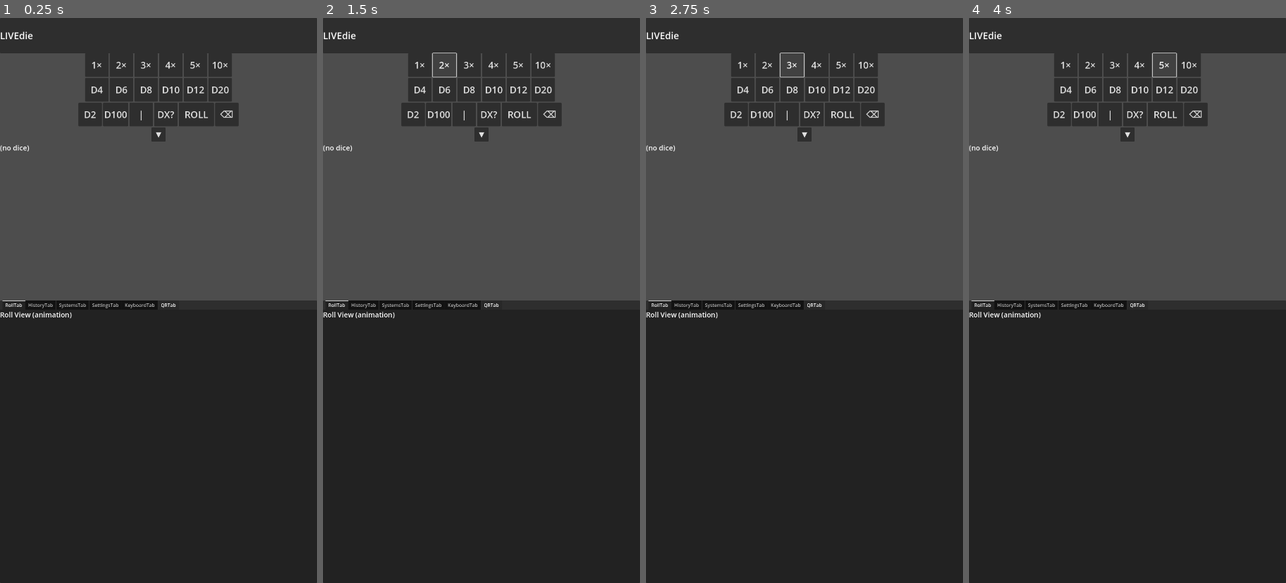
Above: before the commit, frames 1-4 (left to right).
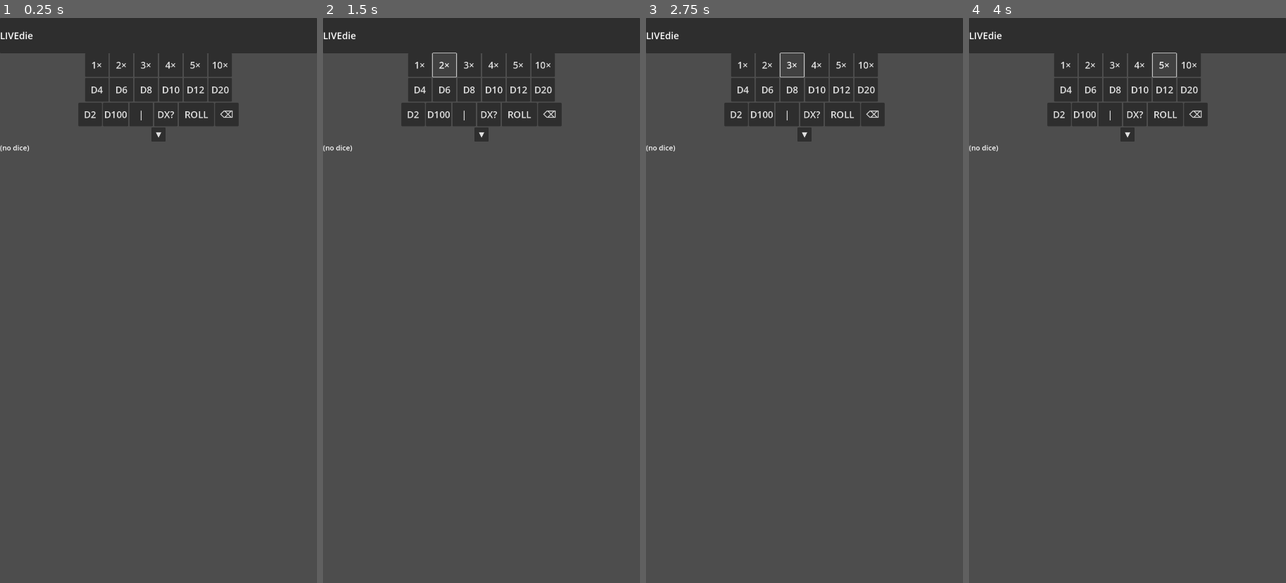
Above: after the commit, the same moments.

Repository: FromAriel/Experiments
Game: Godot game, scene res://scenes/MainUI.tscn
Same seed, same stepped clock (60 frames per second), same inputs: the game is played once before the commit and once after it.
Inputs:
- Up to frame 1 (0.25 s): no input
- Up to frame 2 (1.5 s): click "1×" at 0.5 s; click "2×" at 1.25 s
- Up to frame 3 (2.75 s): click "3×" at 2 s
- Up to frame 4 (4 s): click "4×" at 2.75 s; click "5×" at 3.5 s

The runs differ from the first frame. In frame 1, 50% of the frame differs, in the area x 0-100%, y 50-100%; in frame 2, 50%; in frame 3, 50%; in frame 4, 50%.

Commit message:
fix(ui): enable drawer drag

Diff:
--- a/LIVEdie/GOGOT/scenes/MainUI.tscn
+++ b/LIVEdie/GOGOT/scenes/MainUI.tscn
@@ -8,6 +8,7 @@
 [ext_resource type="PackedScene" uid="uid://qrtab" path="res://scenes/QRTab.tscn" id="6"]
 [ext_resource type="Script" uid="uid://bqmovjblayg38" path="res://scripts/DicePad.gd" id="7"]
 [ext_resource type="Script" uid="uid://bo5xejq322083" path="res://scripts/UIScalable.gd" id="8"]
+[ext_resource type="Texture2D" path="res://ui/chevron_updown.svg" id="9"]
 
 [node name="MainUI" type="Control"]
 custom_minimum_size = Vector2(1080, 1920)
@@ -229,20 +230,28 @@
 script = ExtResource("8")
 SC_base_size_IN = Vector2(0, 40)
 
+
 [node name="LowerPane" type="PanelContainer" parent="."]
 layout_mode = 0
 anchor_top = 1.0
 anchor_right = 1.0
 anchor_bottom = 1.0
-offset_top = -960.0
+offset_top = 0.0
 
 [node name="DragHandle" type="Control" parent="LowerPane"]
+anchor_left = 0.0
+anchor_top = 0.0
 anchor_right = 1.0
 anchor_bottom = 0.0
-custom_minimum_size = Vector2(0, 32)
+custom_minimum_size = Vector2(0, 48)
 mouse_filter = 1
 modulate = Color(0.8, 0.8, 0.8, 0.5)
 
+[node name="Icon" type="TextureRect" parent="LowerPane/DragHandle"]
+texture = ExtResource("9")
+expand = true
+stretch_mode = 6
+
 [node name="TabHost" type="TabContainer" parent="LowerPane"]
 layout_mode = 2
 current_tab = 0
--- a/LIVEdie/GOGOT/scripts/DrawerController.gd
+++ b/LIVEdie/GOGOT/scripts/DrawerController.gd
@@ -23,8 +23,9 @@
 @onready var DC_handle_SH: Control = DC_lower_pane_SH.get_node("DragHandle")
 var DC_dimmer_SH: ColorRect
 var DC_state_SH: String = "closed"
+var DC_dragging_IN: bool = false
 var DC_start_y_IN: float = 0.0
-var DC_start_height_IN: float = 0.0
+var DC_start_h_IN: float = 0.0
 
 
 func _log(msg: String) -> void:
@@ -35,7 +36,7 @@
 func _ready() -> void:
     DC_dimmer_SH = ColorRect.new()
     DC_dimmer_SH.color = Color.BLACK
-    DC_dimmer_SH.modulate.a = 0.5
+    DC_dimmer_SH.modulate.a = 0.0
     DC_dimmer_SH.anchor_right = 1.0
     DC_dimmer_SH.anchor_bottom = 1.0
     DC_dimmer_SH.visible = false
@@ -43,44 +44,64 @@
     DC_lower_pane_SH.z_index = 2
     DC_dimmer_SH.z_index = 1
     DC_handle_SH.gui_input.connect(_on_handle_gui_input)
-    DC_lower_pane_SH.offset_top = -DC_full_height_IN
+    DC_lower_pane_SH.gui_input.connect(_on_handle_gui_input)
+    DC_lower_pane_SH.offset_top = 0
+    DC_state_SH = "closed"
+    DC_handle_SH.mouse_default_cursor_shape = Control.CURSOR_DRAG
 
 
 func _on_handle_gui_input(ev: InputEvent) -> void:
-    if ev is InputEventMouseButton:
+    if ev is InputEventMouseButton and ev.button_index == MOUSE_BUTTON_LEFT:
         if ev.pressed:
+            DC_dragging_IN = true
             DC_start_y_IN = ev.position.y
-            DC_start_height_IN = -DC_lower_pane_SH.offset_top
+            DC_start_h_IN = -DC_lower_pane_SH.offset_top
         else:
-            _end_drag(DC_start_height_IN + DC_start_y_IN - ev.position.y)
-    elif ev is InputEventMouseMotion and Input.is_mouse_button_pressed(MOUSE_BUTTON_LEFT):
-        _update_drag(DC_start_height_IN + DC_start_y_IN - ev.position.y)
+            if DC_dragging_IN:
+                _finish_drag()
+            DC_dragging_IN = false
+    elif ev is InputEventMouseMotion and DC_dragging_IN:
+        var new_h = DC_start_h_IN + (DC_start_y_IN - ev.position.y)
+        _update_drag(new_h)
 
 
 func _update_drag(height: float) -> void:
-    height = clamp(height, 0, DC_full_height_IN)
+    height = clamp(height, 0.0, DC_full_height_IN)
     DC_lower_pane_SH.offset_top = -height
+    _update_dimmer(height)
     if OS.is_debug_build():
         _log("drag height %s" % height)
 
 
-func _end_drag(height: float) -> void:
-    height = clamp(height, 0, DC_full_height_IN)
-    if height < DC_preview_height_IN / 2:
+func _update_dimmer(height: float) -> void:
+    var alpha: float = clamp(height / DC_full_height_IN * 0.5, 0.0, 0.5)
+    DC_dimmer_SH.modulate.a = alpha
+    DC_dimmer_SH.visible = alpha > 0.0
+
+
+func _finish_drag() -> void:
+    var h: float = -DC_lower_pane_SH.offset_top
+    var snap_closed: float = DC_preview_height_IN * 0.25
+    var snap_preview: float = (DC_preview_height_IN + DC_full_height_IN) * 0.5
+    if h < snap_closed:
         close_drawer()
-    elif height < (DC_preview_height_IN + DC_full_height_IN) / 2:
+    elif h < snap_preview:
         open_preview()
     else:
         open_full()
 
 
 func _snap(height: int, show_dimmer: bool) -> void:
-    DC_dimmer_SH.visible = show_dimmer
-    create_tween().tween_property(
-        DC_lower_pane_SH, "offset_top", -height, DC_drag_speed_IN / 1000.0
-    )
+    var alpha: float = 0.5 if show_dimmer else 0.0
+    DC_dimmer_SH.visible = true
+    var t: Tween = create_tween()
+    t.tween_property(DC_lower_pane_SH, "offset_top", -height, DC_drag_speed_IN / 1000.0)
+    t.tween_property(DC_dimmer_SH, "modulate:a", alpha, DC_drag_speed_IN / 1000.0)
+    t.finished.connect(func(): DC_dimmer_SH.visible = alpha > 0.0)
     if OS.is_debug_build():
         _log("snap to %s" % height)
+    if OS.has_feature("mobile"):
+        Input.vibrate_handheld(30)
 
 
 func open_preview() -> void:
--- a/LIVEdie/GOGOT/tests/test_drawer_controller.gd
+++ b/LIVEdie/GOGOT/tests/test_drawer_controller.gd
@@ -9,17 +9,24 @@
     root.add_child(scene)
     await process_frame
 
+    var lower = scene.get_node("LowerPane")
+    var dimmer = ctrl.DC_dimmer_SH
+    assert(lower.offset_top == 0)
+
     ctrl.open_preview()
-    await process_frame
-    assert(scene.get_node("LowerPane").offset_top == -ctrl.DC_preview_height_IN)
+    await get_tree().create_timer(0.35).timeout
+    assert(lower.offset_top == -ctrl.DC_preview_height_IN)
+    assert(is_equal_approx(dimmer.modulate.a, 0.5))
 
     ctrl.open_full()
-    await process_frame
-    assert(scene.get_node("LowerPane").offset_top == -ctrl.DC_full_height_IN)
+    await get_tree().create_timer(0.35).timeout
+    assert(lower.offset_top == -ctrl.DC_full_height_IN)
+    assert(is_equal_approx(dimmer.modulate.a, 0.0))
 
     ctrl.close_drawer()
-    await process_frame
-    assert(scene.get_node("LowerPane").offset_top == -ctrl.DC_closed_height_IN)
+    await get_tree().create_timer(0.35).timeout
+    assert(lower.offset_top == -ctrl.DC_closed_height_IN)
+    assert(is_equal_approx(dimmer.modulate.a, 0.0))
 
     print("DrawerController basic test passed")
     quit()
--- /dev/null
+++ b/LIVEdie/GOGOT/ui/chevron_updown.svg
@@ -0,0 +1,4 @@
+<svg xmlns="http://www.w3.org/2000/svg" viewBox="0 0 24 24">
+  <polyline points="6,9 12,15 18,9" fill="none" stroke="black" stroke-width="2"/>
+  <polyline points="6,15 12,9 18,15" fill="none" stroke="black" stroke-width="2"/>
+</svg>
Not shown, added: LIVEdie/GOGOT/ui/chevron_updown.svg.import
